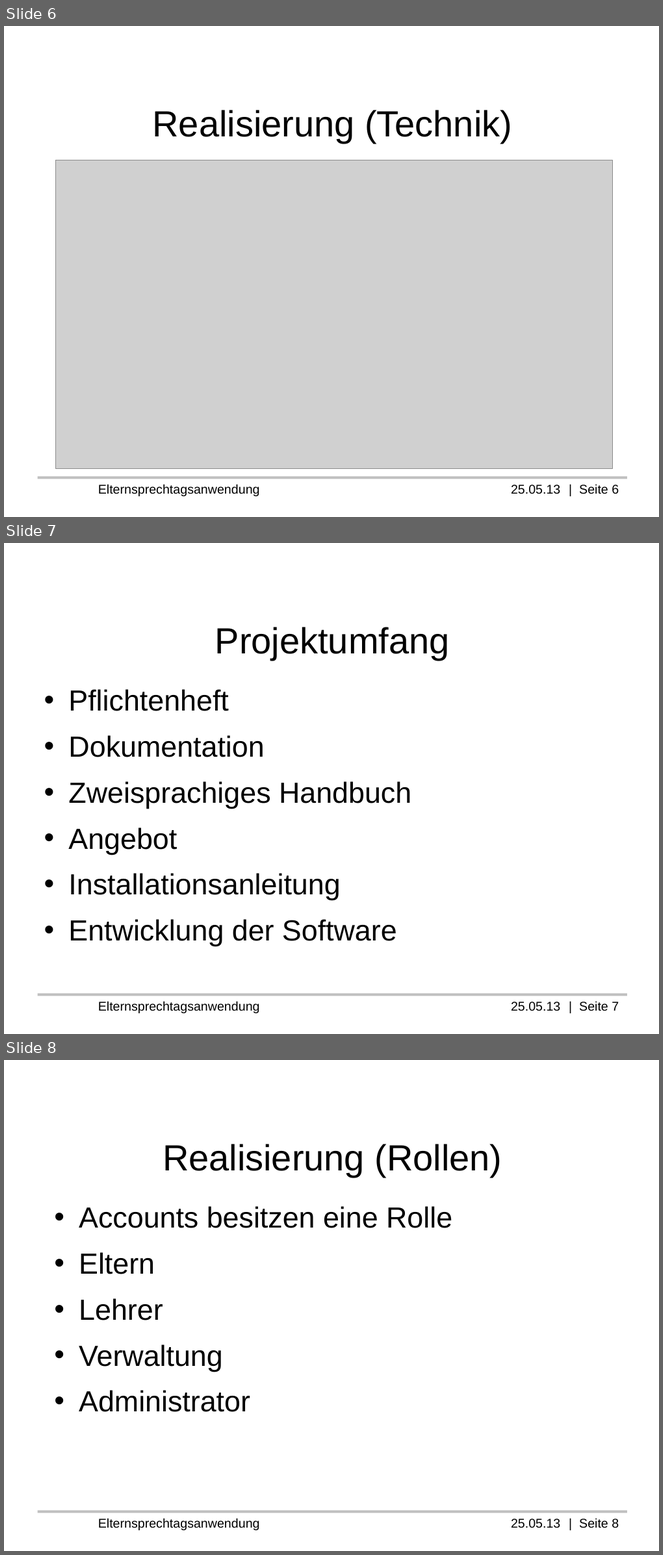
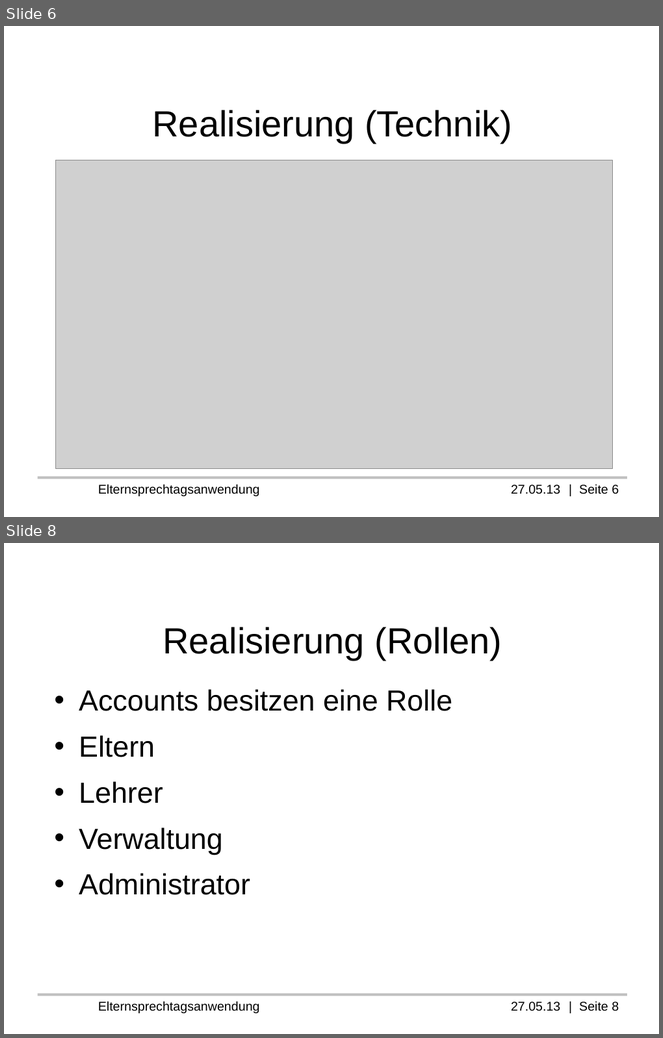
Before and after one commit to Professi/esta, a slide deck: docs/Praesentation/Elternsprechtagsanwendung(ESTA).odp. Shown one above the other, each under a label of ours: slides 6, 7 and 8 before the commit, slides 6 and 8 after it; the slides between them are not shown. The pictures are 663x1555 and 663x1038 pixels, drawn with LibreOffice and Linux fonts; fonts in the diff are those of the drawing; grey boxes stand for pictures; background and template pictures are left out. Boxes give left, top, right and bottom in pixels: in the first picture for what was removed or moved away, otherwise in the second. Text is boxed around its words. In the diff, an @@ line names an element or a change of style, - is before the commit and + after.

```diff
--- a/docs/Praesentation/Elternsprechtagsanwendung(ESTA).odp
+++ b/docs/Praesentation/Elternsprechtagsanwendung(ESTA).odp
@@ slide 7 removed at [4,543,659,1034], background #FFFFFF; not listed: 2 template elements that a slide beside it also shows @@
@@ title removed at [215,627,450,660] @@
-Projektumfang
@@ text removed at [68,689,412,947] @@
-• Pflichtenheft
-• Dokumentation
-• Zweisprachiges Handbuch
-• Angebot
-• Installationsanleitung
-• Entwicklung der Software
@@ text at [98,484,619,497]: text changed @@
-Elternsprechtagsanwendung 25.05.13 | Seite 6
+Elternsprechtagsanwendung 27.05.13 | Seite 6
@@ text at [98,1001,619,1014]: text changed @@
-Elternsprechtagsanwendung 25.05.13 | Seite 8
+Elternsprechtagsanwendung 27.05.13 | Seite 8
```
Also in this commit, not shown: 1 slide changed, 1 slide added, 1 other file.
